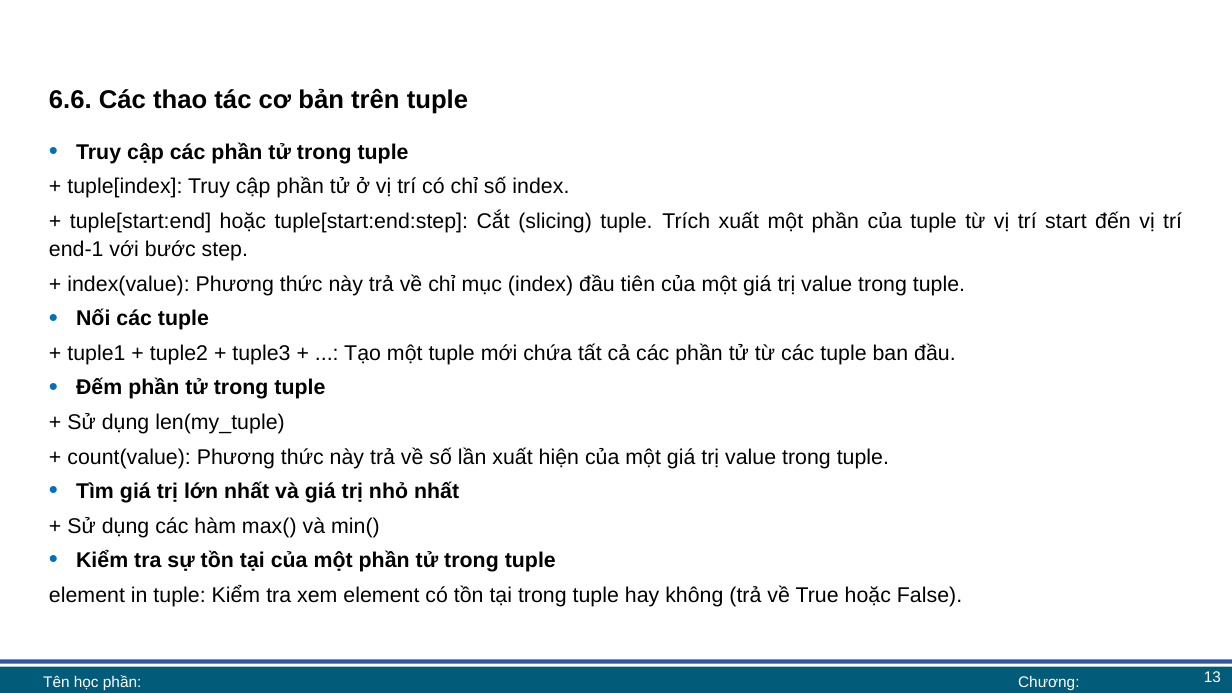
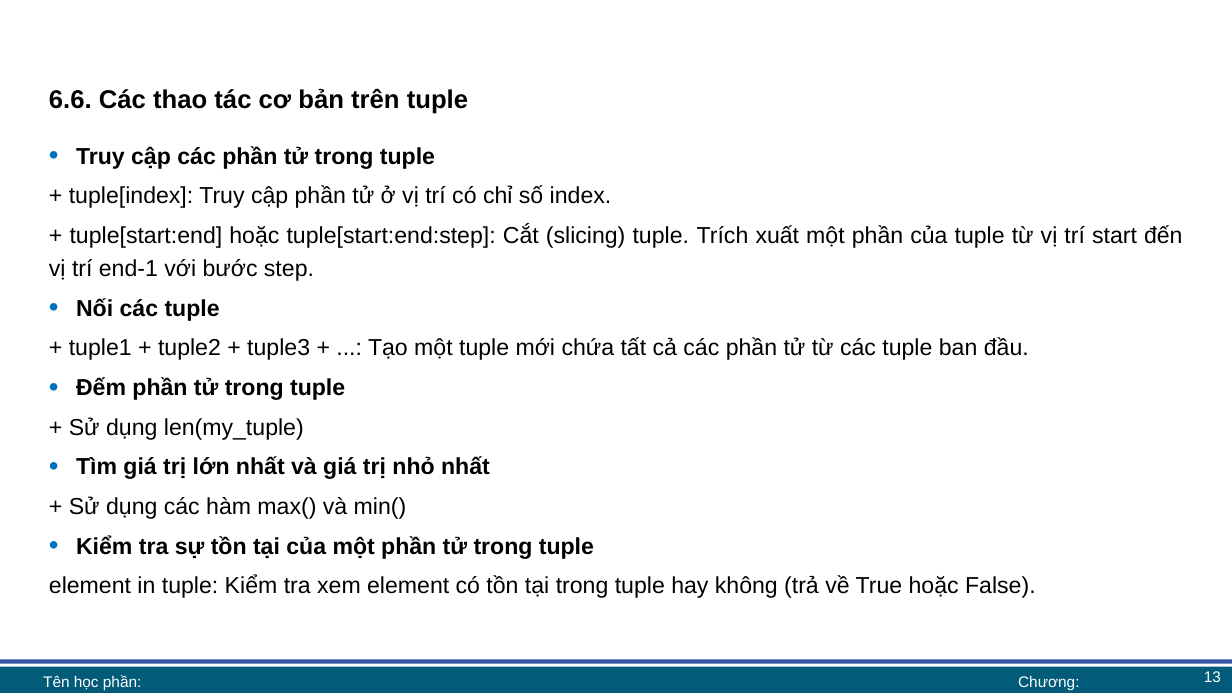
Before and after one commit to lhaaaaa/17A2-Ca-chieu, a slide deck: slide 13 of Lab 6 + 7/Lab 6 bài giảng.pptx. Drawn at 1232x693 pixels with LibreOffice and Linux fonts; fonts in the diff are those of the drawing; background and template pictures are left out. Boxes give left, top, right and bottom in pixels: in the first picture for what was removed or moved away, otherwise in the second. Text is boxed around its words. In the diff, an @@ line names an element or a change of style, - is before the commit and + after.

```diff
--- a/Lab 6 + 7/Lab 6 bài giảng.pptx
+++ b/Lab 6 + 7/Lab 6 bài giảng.pptx
@@ text "Truy cập các phần tử ..." at (49,146,1183,598): size 16.6 to 18 pt; line spacing 1.1 to 1.2 @@
@@ text at (67,274,965,296): paragraph removed @@
-+ index(value): Phương thức này trả về chỉ mục (index) đầu tiên của một giá trị value trong tuple.
@@ text at (67,447,889,469): paragraph removed @@
-+ count(value): Phương thức này trả về số lần xuất hiện của một giá trị value trong tuple.
```
Also in this commit, not shown: 12 other slides changed, 3 other files.
